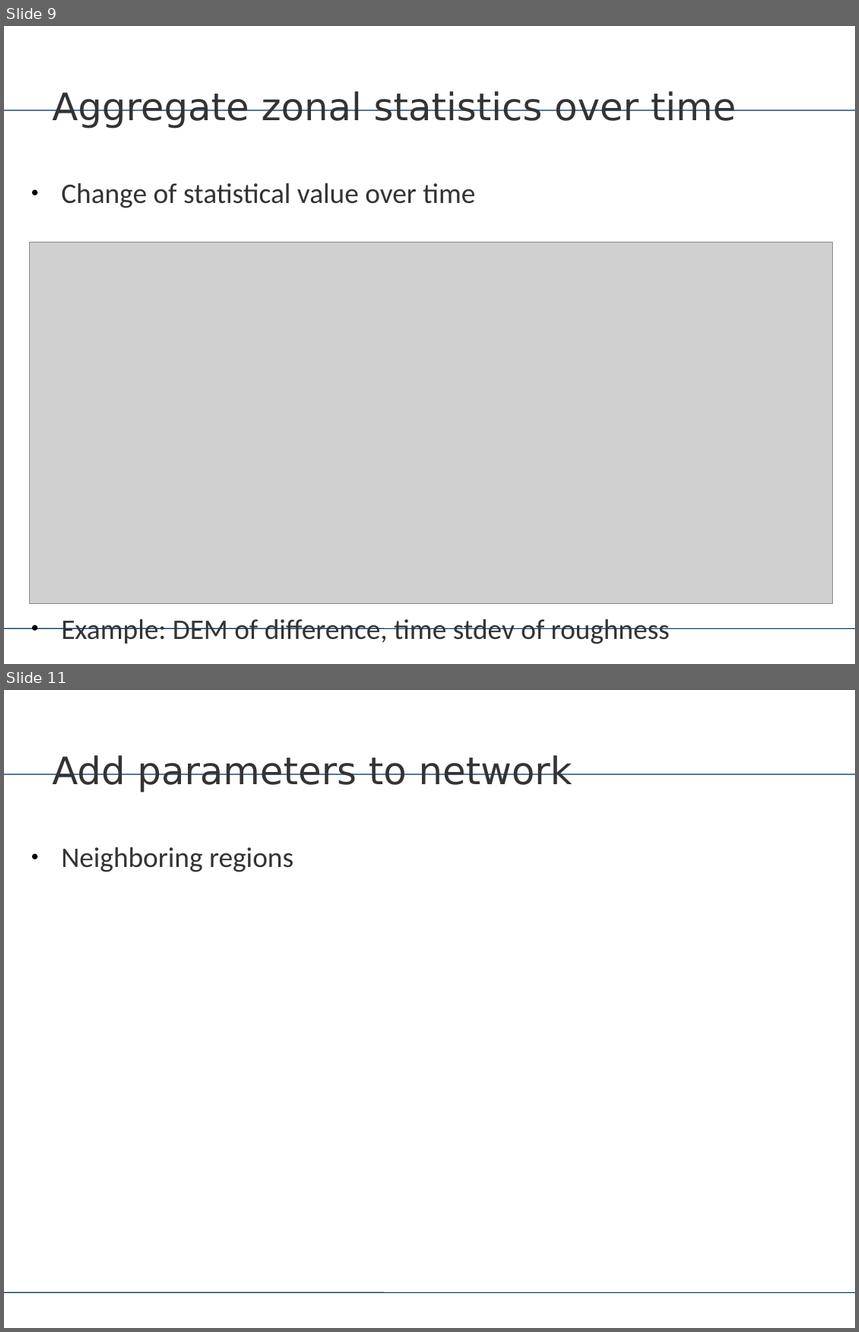
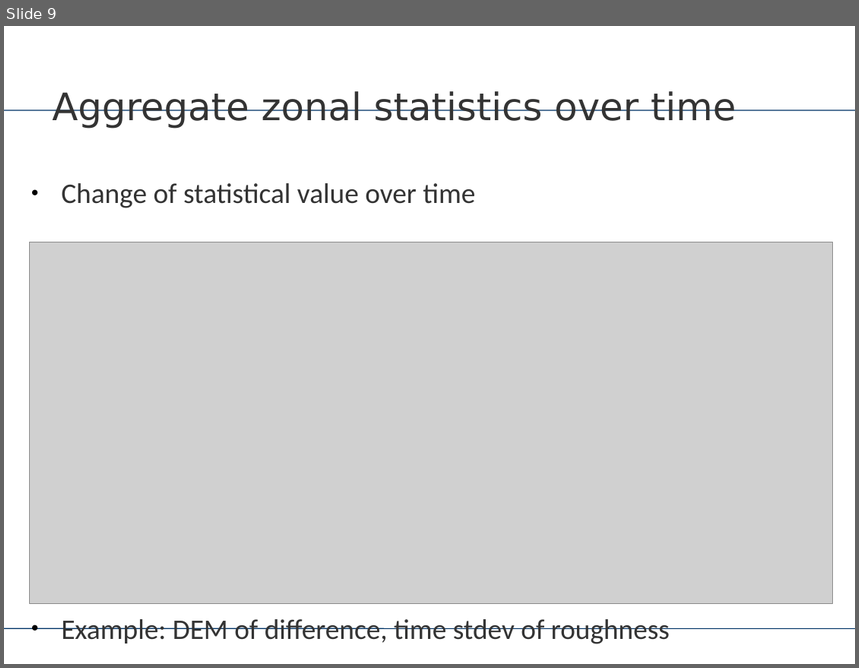
Before and after one commit to Geo-X-Hackathon/lem_network, a slide deck: Hackathon_network.pptx. Shown one above the other, each under a label of ours: slides 9 and 11 before the commit, slide 9 after it; the slides between them are not shown. The pictures are 859x1332 and 859x668 pixels, drawn with LibreOffice and Linux fonts; fonts in the diff are those of the drawing; grey boxes stand for pictures. Boxes give left, top, right and bottom in pixels: in the first picture for what was removed or moved away, otherwise in the second. Text is boxed around its words. In the diff, an @@ line names an element or a change of style, - is before the commit and + after.

```diff
--- a/Hackathon_network.pptx
+++ b/Hackathon_network.pptx
@@ slide 11 removed at <box>4,690,855,1328</box>, background #FFFFFF; not listed: 2 template elements that a slide beside it also shows @@
@@ text removed at <box>52,755,572,793</box> @@
-Add parameters to network
@@ text removed at <box>61,847,294,872</box> @@
-● Neighboring regions
```
Also in this commit, not shown: 2 slides changed, 2 slides added, 1 other file.
